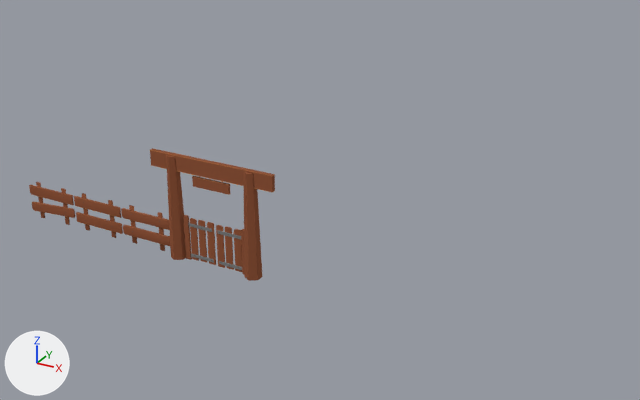
The Blender file pagar/1. File/pagar_save.blend, before and after one commit.
Rendered twice from a camera (50 mm lens) standing at (54.5, -52.5, 34.7) and looking at (21.7, 7.2, 4.9). Lighting does not change. The marker at lower left points along +X, +Y and +Z.

Script lines for the objects in view, before the commit:
```python
me_cube_006 = bpy.data.meshes.new('Cube.006')
me_cube_006.from_pydata(...)  # 240 vertices, 184 faces; spans x -106.0..1.0, y -9.0..11.0, z -78.0..78.0
me_cube_006.polygons.foreach_set('use_smooth', [True] * 184)
me_cube_006.materials.append(mat_1_enviroment_basecolor)
me_cube_009 = bpy.data.meshes.new('Cube.009')
me_cube_009.from_pydata(...)  # 240 vertices, 184 faces; spans x -3.3..12.1, y -2.9..1.0, z -5.2..5.2
me_cube_009.polygons.foreach_set('use_smooth', [True] * 184)
me_cube_009.materials.append(mat_1_enviroment_basecolor)
me_cylinder_002 = bpy.data.meshes.new('Cylinder.002')
me_cylinder_002.from_pydata(...)  # 824 vertices, 614 faces; spans x -172.0..170.0, y -22.0..21.0, z -1.0..140.0
me_cylinder_002.polygons.foreach_set('use_smooth', [True] * 614)
me_cylinder_002.materials.append(mat_1_enviroment_basecolor)
ob_pagar_3 = bpy.data.objects.new('pagar_3', me_cube_009)
ob_pagar_3.location = (-1.25, 0.93, 1.78)
ob_pagar_3.rotation_euler = (0.0, 3.142, 0.0)  # degrees (0, 180, 0)
ob_pagar_3.scale = (0.338, 0.0716, 0.339)
ob_pagatr_1 = bpy.data.objects.new('pagatr_1', me_cube_006)
ob_pagatr_1.location = (8.15, 0.84, 0.03)
ob_pagatr_1.rotation_euler = (0.0, 1.571, 0.0)  # degrees (0, 90, 0)
ob_pagatr_1.scale = (0.0333, 0.0142, 0.0333)
ob_pintu = bpy.data.objects.new('pintu', me_cylinder_002)
ob_pintu.location = (15.33, 0.74, 0.03)
ob_pintu.scale = (0.0343, 0.0343, 0.0666)
# also in view: 'pagar_2' at (2.7, 0.9, 1.8)
```
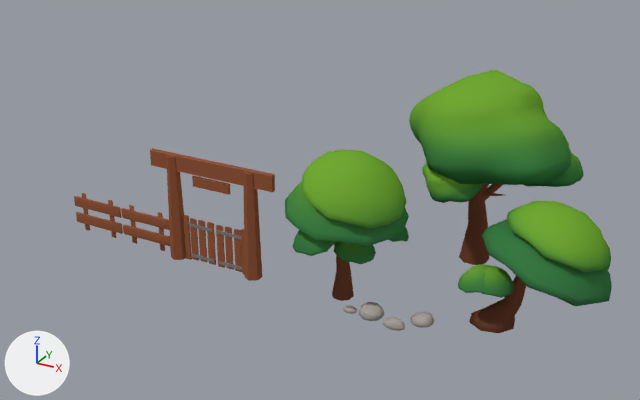
The change, as a list of edits to the scene's bpy script:
```text
Add me_cube_007:
    me_cube_007.from_pydata(...)  # 1355 vertices, 1432 faces; spans x -2.78..2.76, y -2.45..2.77, z 0.0..5.95
    me_cube_007.materials.append(mat_1_enviroment_basecolor)
Add me_mesh_001:
    me_mesh_001.from_pydata(...)  # 568 vertices, 520 faces; spans x -2.57..3.24, y -1.73..4.75, z 0.0..5.57
    me_mesh_001.materials.append(mat_1_enviroment_basecolor)
Add me_cube_003:
    me_cube_003.from_pydata(...)  # 747 vertices, 682 faces; spans x -2.84..2.67, y -2.55..2.88, z 0.0..6.51
    me_cube_003.materials.append(mat_1_enviroment_basecolor)
Add me_icosphere:
    me_icosphere.from_pydata(...)  # 42 vertices, 80 faces; spans x -0.95..0.95, y -1.0..1.0, z -0.04..0.85
    me_icosphere.polygons.foreach_set('use_smooth', [True] * 80)
    me_icosphere.materials.append(mat_1_enviroment_basecolor)
Add me_sphere_004:
    me_sphere_004.from_pydata(...)  # 225 vertices, 231 faces; spans x -1.0..1.0, y -0.53..0.53, z 0.05..0.89
    me_sphere_004.polygons.foreach_set('use_smooth', [True] * 231)
    me_sphere_004.materials.append(mat_1_enviroment_basecolor)
Add me_sphere_002:
    me_sphere_002.from_pydata(...)  # 225 vertices, 231 faces; spans x -1.0..1.0, y -1.0..1.0, z 0.03..0.7
    me_sphere_002.polygons.foreach_set('use_smooth', [True] * 231)
    me_sphere_002.materials.append(mat_1_enviroment_basecolor)
Add me_sphere_001:
    me_sphere_001.from_pydata(...)  # 225 vertices, 231 faces; spans x -1.0..1.0, y -1.0..1.0, z 0.05..1.0
    me_sphere_001.polygons.foreach_set('use_smooth', [True] * 231)
    me_sphere_001.materials.append(mat_1_enviroment_basecolor)
Change ob_pagar_3:
    add ob_pagar_3.hide_set(True)  # its collection is switched off
Add ob_pohon_3:
    ob_pohon_3 = bpy.data.objects.new('pohon_3', me_cube_007)
    ob_pohon_3.location = (33.71, 12.27, 0.12)
    ob_pohon_3.rotation_euler = (0.0, 0.0, -0.424)  # degrees (0, 0, -24)
    ob_pohon_3.scale = (2.7, 2.7, 2.7)
Add ob_pohon_2:
    ob_pohon_2 = bpy.data.objects.new('pohon_2', me_mesh_001)
    ob_pohon_2.location = (38.3, 3.43, 0.05)
    ob_pohon_2.rotation_euler = (0.0, 0.0, -0.963)  # degrees (0, 0, -55)
    ob_pohon_2.scale = (1.7, 1.7, 1.7)
Add ob_pohon_1:
    ob_pohon_1 = bpy.data.objects.new('pohon_1', me_cube_003)
    ob_pohon_1.location = (26.89, 1.34, 0.12)
    ob_pohon_1.rotation_euler = (0.0, 0.0, -0.424)  # degrees (0, 0, -24)
    ob_pohon_1.scale = (1.84, 1.84, 1.84)
Add ob_batu_1:
    ob_batu_1 = bpy.data.objects.new('batu_1', me_icosphere)
    ob_batu_1.location = (30.07, -0.1, 0.03)
Add ob_batu_2:
    ob_batu_2 = bpy.data.objects.new('batu_2', me_sphere_004)
    ob_batu_2.location = (32.24, -0.84, -0.05)
    ob_batu_2.scale = (0.883, 0.883, 0.883)
Add ob_batu_4:
    ob_batu_4 = bpy.data.objects.new('batu_4', me_sphere_002)
    ob_batu_4.location = (28.38, -0.33, -0.05)
    ob_batu_4.scale = (0.554, 0.421, 0.554)
Add ob_batu_3:
    ob_batu_3 = bpy.data.objects.new('batu_3', me_sphere_001)
    ob_batu_3.location = (33.82, 0.76, -0.05)
    ob_batu_3.scale = (0.883, 0.883, 0.883)
```

What differs and where, as boxes (x1, y1, x2, y2) in the pictures (640 x 400 px):
'pohon_3', added: after (409, 70, 584, 265)
'pohon_2', added: after (458, 201, 612, 333)
'pohon_1', added: after (285, 150, 409, 301)
'pagar_3', hidden: before (29, 182, 75, 225)
'batu_1', added: after (358, 302, 384, 321)
'batu_3', added: after (410, 312, 434, 328)
'batu_2', added: after (383, 317, 405, 331)
'batu_4', added: after (343, 306, 357, 314)
